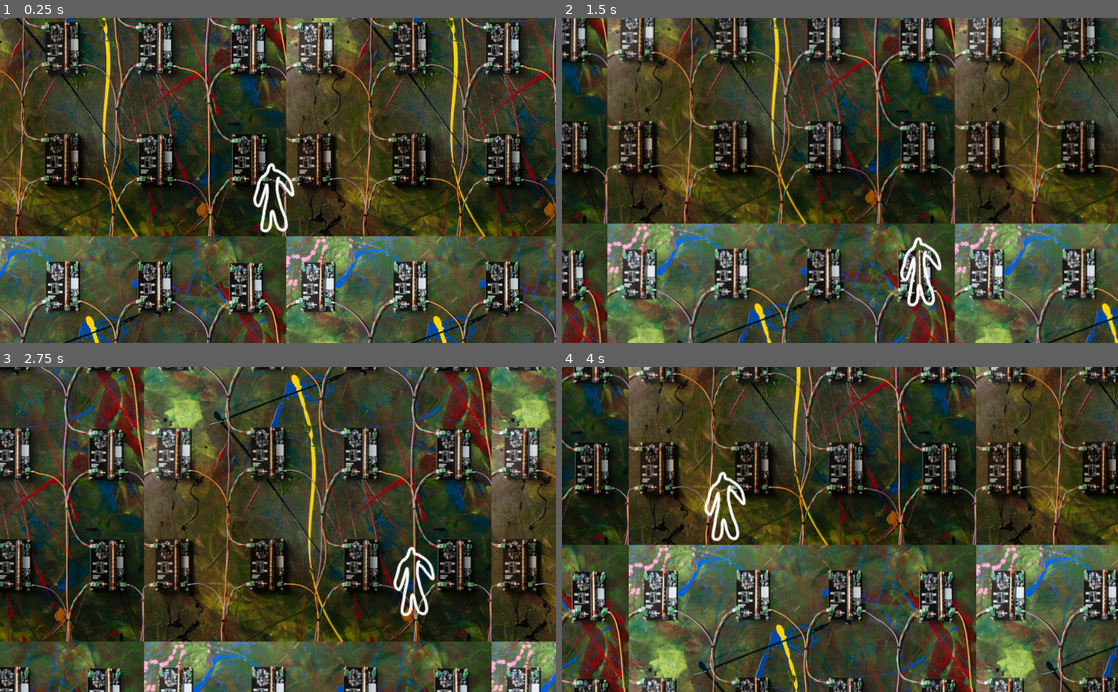
Above: before the commit, frames 1-4 (two rows, left to right).
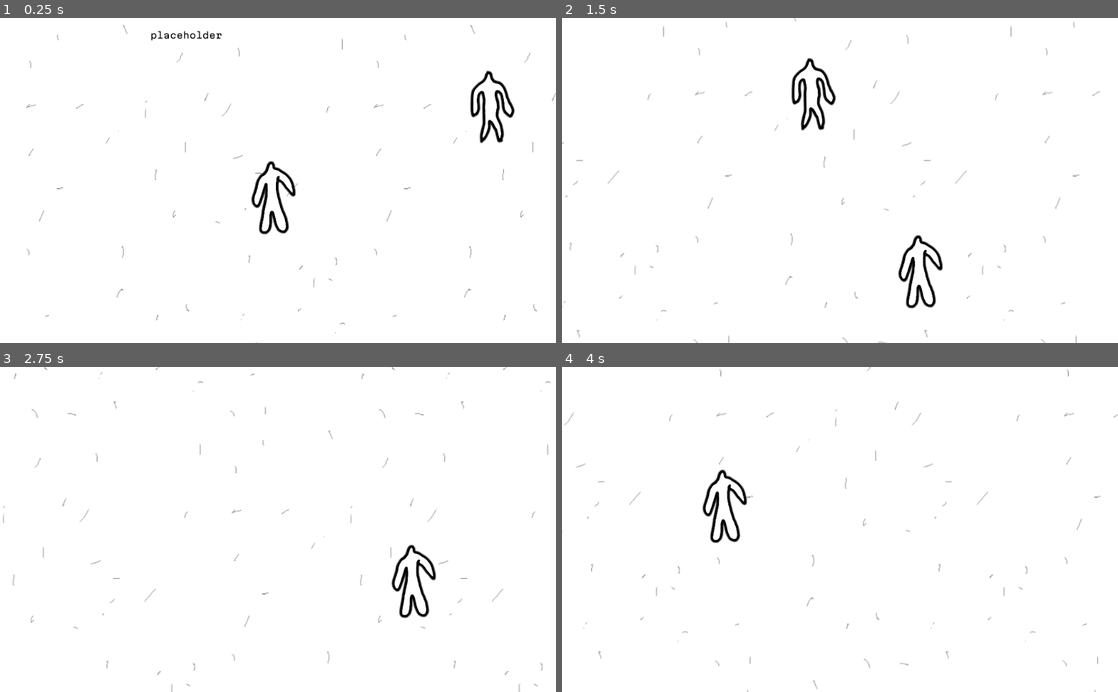
Above: after the commit, the same moments.

Repository: glitchcore/summon_55
Game: Godot game, scene res://Game.tscn
The game is run twice, just before and just after one commit, with the same random seed, the same clock (stepped at 60 frames per second) and the same inputs.
Inputs (mouse positions are in pixels of both pictures, inside the frame that each line leads up to):
- Up to frame 1 (0.25 s): no input
- Up to frame 2 (1.5 s): tap Enter at 0.5 s; move the mouse to (962, 164) at 0.52 s; hold Right (ui_right) 0.53-1.28 s; move the mouse to (728, 196) at 1.27 s; hold Down (ui_down) from 1.28 s (still down)
- Up to frame 3 (2.75 s): move the mouse to (333, 458) at 2.02 s; release Down (ui_down) at 2.03 s; hold Right (ui_right) from 2.03 s (still down)
- Up to frame 4 (4 s): move the mouse to (812, 594) at 2.77 s; release Right (ui_right) at 2.78 s; hold Up (ui_up) 2.78-3.53 s; move the mouse to (1006, 578) at 3.52 s; hold Left (ui_left) from 3.53 s (still down)

The runs differ from the first frame. In frame 1, 100% of the frame differs, in the area x 0-100%, y 0-100%; in frame 2, 100%; in frame 3, 100%; in frame 4, 100%.

Commit message:
add man and label

Diff:
--- a/Game.tscn
+++ b/Game.tscn
@@ -1,18 +1,25 @@
-[gd_scene load_steps=3 format=2]
+[gd_scene load_steps=5 format=2]
 
 [ext_resource path="res://sprites/tile.png" type="Texture" id=1]
 [ext_resource path="res://Player.tscn" type="PackedScene" id=2]
+[ext_resource path="res://Label.tscn" type="PackedScene" id=3]
+[ext_resource path="res://Man.tscn" type="PackedScene" id=4]
 
 [node name="Game" type="Node2D"]
 
 [node name="Ground" type="TextureRect" parent="."]
 margin_left = -390.0
 margin_top = -259.0
-margin_right = 2182.0
-margin_bottom = 1294.0
+margin_right = 2205.0
+margin_bottom = 2144.0
 texture = ExtResource( 1 )
 expand = true
 stretch_mode = 2
 
+[node name="Label" parent="." instance=ExtResource( 3 )]
+
+[node name="Man" parent="." instance=ExtResource( 4 )]
+position = Vector2( 624, 208 )
+
 [node name="Player" parent="." instance=ExtResource( 2 )]
 position = Vector2( 235, 278 )
--- /dev/null
+++ b/Label.tscn
@@ -0,0 +1,17 @@
+[gd_scene load_steps=3 format=2]
+
+[ext_resource path="res://MartianMono-VariableFont_wdth,wght.ttf" type="DynamicFontData" id=1]
+
+[sub_resource type="DynamicFont" id=1]
+font_data = ExtResource( 1 )
+
+[node name="Label" type="Control"]
+anchor_right = 1.0
+anchor_bottom = 1.0
+
+[node name="Text" type="Label" parent="."]
+modulate = Color( 0, 0, 0, 1 )
+margin_right = 40.0
+margin_bottom = 14.0
+custom_fonts/font = SubResource( 1 )
+text = "placeholder"
--- /dev/null
+++ b/Man.tscn
@@ -0,0 +1,10 @@
+[gd_scene load_steps=2 format=2]
+
+[ext_resource path="res://sprites/man.png" type="Texture" id=1]
+
+[node name="Man" type="Node2D"]
+
+[node name="Sprite" type="Sprite" parent="."]
+position = Vector2( 10, -62 )
+scale = Vector2( 0.5, 0.5 )
+texture = ExtResource( 1 )
--- a/Player.tscn
+++ b/Player.tscn
@@ -9,11 +9,15 @@
 
 [node name="Sprite" type="Sprite" parent="."]
 position = Vector2( -1, 36 )
-scale = Vector2( 0.46861, 0.475124 )
+scale = Vector2( 0.5, 0.5 )
 texture = ExtResource( 1 )
 
 [node name="Camera2D" type="Camera2D" parent="."]
 current = true
+limit_left = -350
+limit_top = -100
+limit_right = 2100
+limit_bottom = 2100
 drag_margin_h_enabled = true
 drag_margin_v_enabled = true
 smoothing_enabled = true
Binary file added: MartianMono-VariableFont_wdth,wght.ttf
Not shown, added: export_presets.cfg
Binary file added: sprites/man.png
Not shown, added: sprites/man.png.import
Binary file changed: sprites/player.png
Binary file changed: sprites/tile.png
